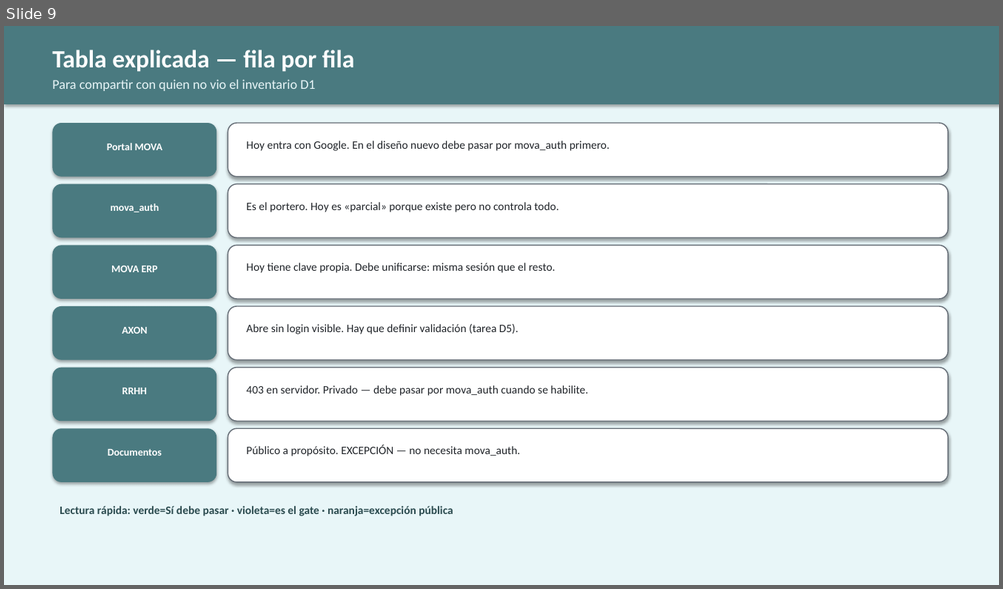
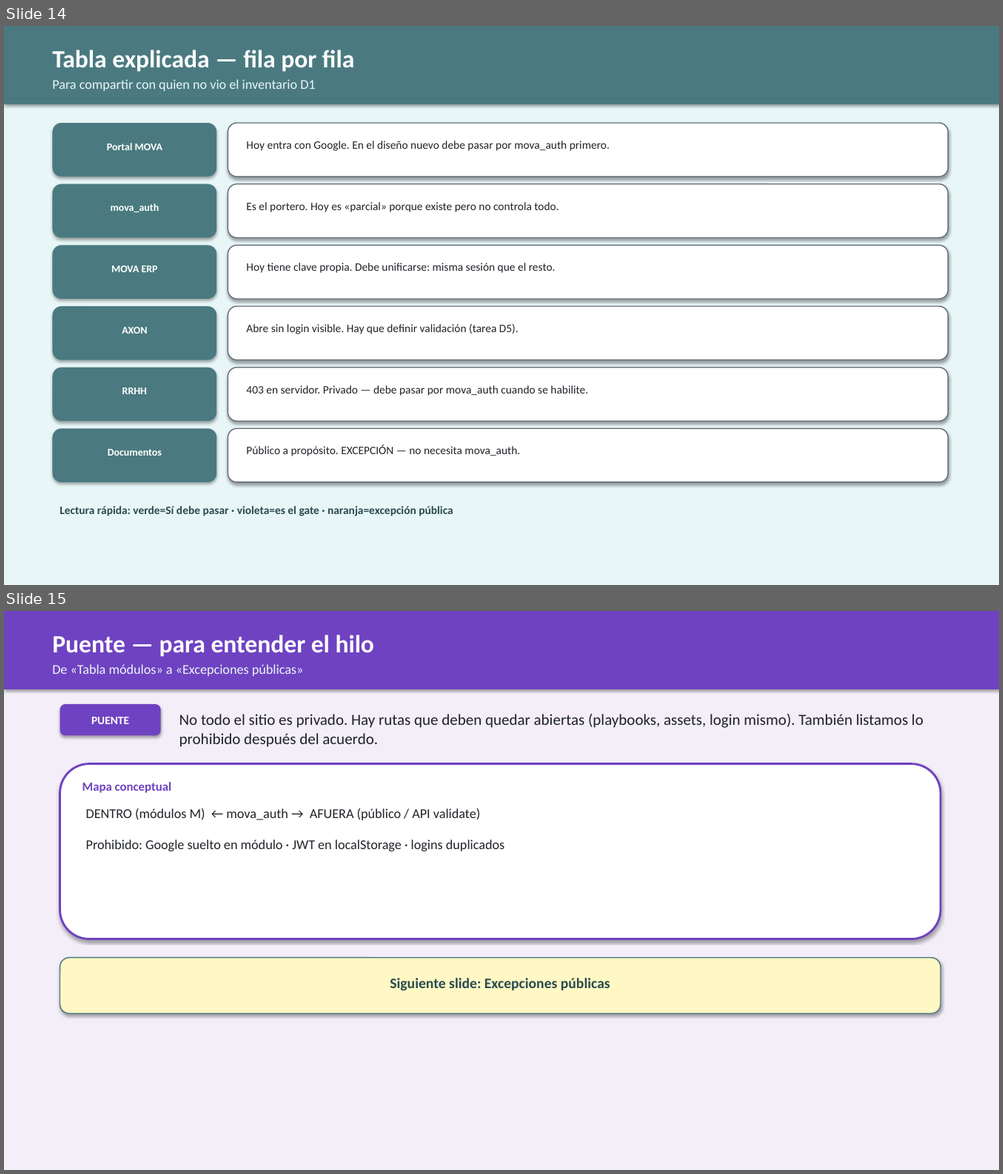
Before and after one commit to JosefaOgalde/organizacion, a slide deck: index/clientes/mkof/MOVA-D2-Reglas-mova_auth.pptx. Shown one above the other, each under a label of ours: slide 9 before the commit, slides 14 and 15 after it. The pictures are 1003x589 and 1003x1174 pixels, drawn with LibreOffice and Linux fonts; fonts in the diff are those of the drawing. Boxes give left, top, right and bottom in pixels: in the first picture for what was removed or moved away, otherwise in the second. Text is boxed around its words. In the diff, an @@ line names an element or a change of style, - is before the commit and + after.

```diff
--- a/index/clientes/mkof/MOVA-D2-Reglas-mova_auth.pptx
+++ b/index/clientes/mkof/MOVA-D2-Reglas-mova_auth.pptx
@@ slide 15 added at (x1=4, y1=611, x2=999, y2=1170), background #F3EEF8 @@
@@ rectangle added at (x1=4, y1=611, x2=999, y2=689), fill #6F42C1 @@
@@ text added at (x1=52, y1=635, x2=375, y2=657), 24 pt, text #FFFFFF, bold @@
+Puente — para entender el hilo
@@ text added at (x1=52, y1=664, x2=304, y2=676), 13 pt, text #E8F6F8 @@
+De «Tabla módulos» a «Excepciones públicas»
@@ rounded rectangle added at (x1=60, y1=704, x2=161, y2=735), fill #6F42C1 @@
@@ text added at (x1=91, y1=717, x2=129, y2=724), 11 pt, text #FFFFFF, bold @@
+PUENTE
@@ text added at (x1=179, y1=714, x2=923, y2=747), 15 pt, text #1F2328 @@
+No todo el sitio es privado. Hay rutas que deben quedar abiertas (playbooks, assets, login mismo). También listamos lo prohibido después del acuerdo.
@@ rounded rectangle added at (x1=60, y1=764, x2=940, y2=940), fill #FFFFFF, outline #6F42C1 2 pt @@
@@ text added at (x1=82, y1=782, x2=172, y2=793), 12 pt, text #6F42C1, bold @@
+Mapa conceptual
@@ text added at (x1=86, y1=809, x2=480, y2=820), 13 pt, text #1F2328 @@
+DENTRO (módulos M) ← mova_auth → AFUERA (público / API validate)
@@ text added at (x1=86, y1=840, x2=504, y2=851), 13 pt, text #1F2328 @@
+Prohibido: Google suelto en módulo · JWT en localStorage · logins duplicados
@@ rounded rectangle added at (x1=60, y1=958, x2=940, y2=1014), fill #FFF8C5, outline #4A7A80 1 pt @@
@@ text added at (x1=390, y1=978, x2=610, y2=991), 14 pt, text #2A4A4E, bold @@
+Siguiente slide: Excepciones públicas
@@ what was slide 9 is now slide 14 @@
```
Also in this commit, not shown: 6 other slides added, 5 other files.
